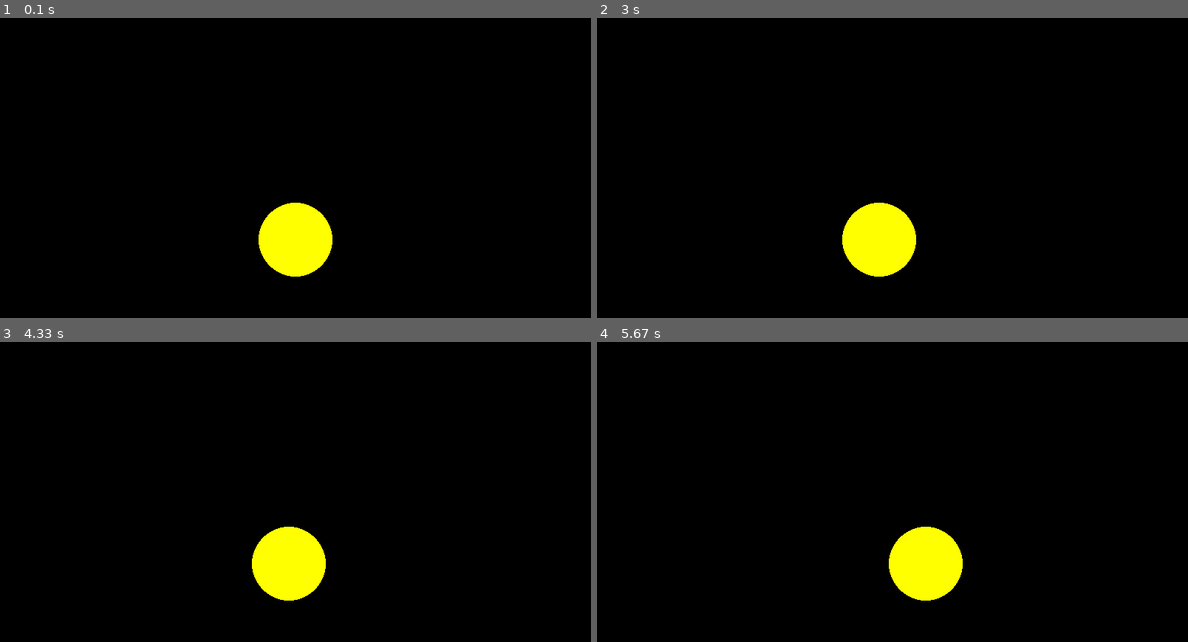
Above: before the commit, frames 1-4 (two rows, left to right).
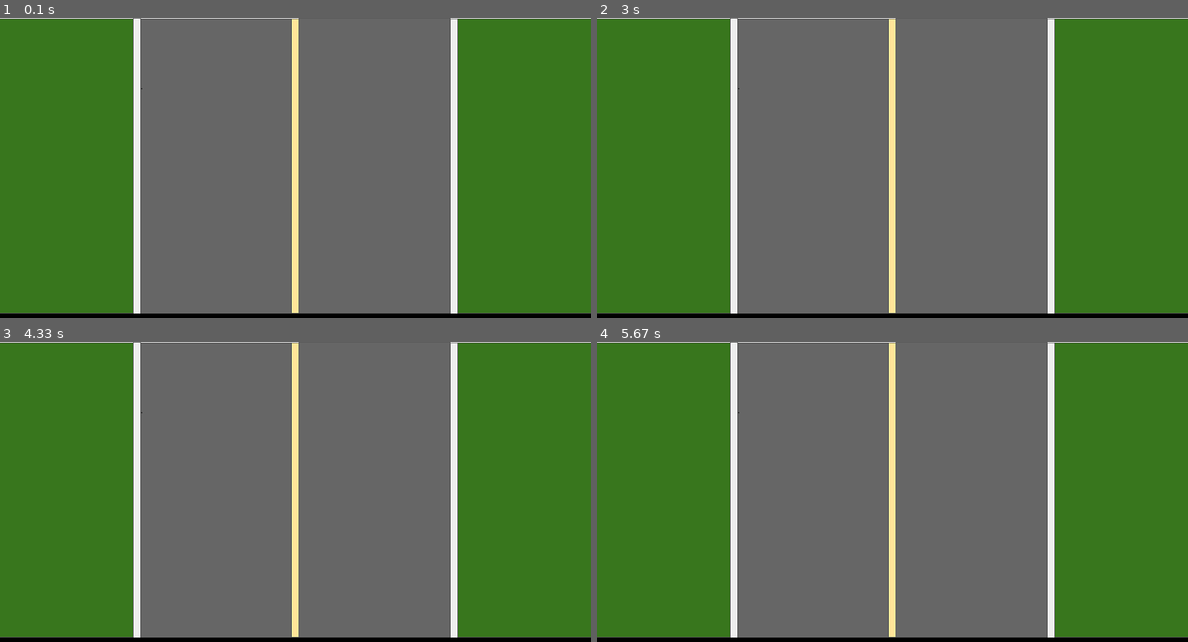
Above: after the commit, the same moments.

Repository: mikaelgba/Games_in_Python
Game: pygame game, started from pygame_car/Car_game.py
Two runs of this game, one before a commit and one after it. Both use one fixed random seed, a clock stepped at 60 frames per second and the inputs below.
Inputs:
- Up to frame 1 (0.1 s): no input
- Up to frame 2 (3 s): hold Left from 2.9 s (still down)
- Up to frame 3 (4.33 s): release Left at 3.37 s; hold Right from 3.9 s (still down)
- Up to frame 4 (5.67 s): release Right at 4.53 s; hold Right from 5.57 s (still down)

The runs differ from the first frame. In frame 1, 99% of the frame differs, in the area x 0-100%, y 0-99%; in frame 2, 99%; in frame 3, 99%; in frame 4, 99%.

Commit message:
add Ping game

Diff:
--- a/pygame_car/Car_game.py
+++ b/pygame_car/Car_game.py
@@ -1,8 +1,24 @@
 import pygame
+from random import randint
 pygame.init()
-x = 400
-y = 300
+
+x = 380     # max 530 min min 230 era 380
+y = 100       #era 100
+pos_x = 526
+pos_y = 800
+pos_y_a = 800
+pos_y_c = 2500
+time = 0
+contador = 0
 velo = 9
+
+car = pygame.image.load("imagens/car.png")
+fundo = pygame.image.load('imagens/fundo.PNG')
+
+font = pygame.font.SysFont('arial black',30)
+texto = font.render("Tempo: ",True,(255,255,255),(0,0,0))
+pos_texto = texto.get_rect()
+pos_texto.center = (65,50)
 
 janela = pygame.display.set_mode((800,600))
 pygame.display.set_caption("Car Game Test")
@@ -24,8 +40,37 @@
 
     if(acao[pygame.K_LEFT]): x-= velo
 
-    janela.fill((0,0,0))
-    pygame.draw.circle(janela,(255,255,0),(x,y),50)
+    #verifica a colisao
+    if ((x + 80 > pos_x and y + 180 > pos_y) ): y = 1200
+
+    if ((x - 80 < pos_x - 300 and y + 180 > pos_y_a)): y = 1200
+
+    if ((x + 80 > pos_x - 136 and y + 180 > pos_y_c))and((x - 80 < pos_x - 136 and y + 180 > pos_y_c)):
+        y = 1200
+
+    if (pos_y <= -80): pos_y = randint(800,1000)
+
+    if (pos_y_a <= -80): pos_y_a = randint(1200, 2000)
+
+    if (pos_y_c <= -80): pos_y_c = randint(2200, 3000)
+
+    if (time <20): time +=1
+
+    else:
+        contador +=1
+        texto = font.render("Tempo: " + str(contador),
+                            True, (255, 255, 255), (0, 0, 0))
+        time = 0
+
+    pos_y  -= velo
+    pos_y_a -= velo + 2
+    pos_y_c -= velo + 10
+
+    #janela.fill((0,0,0))
+    #janela.blit(car(x,y))
+    janela.blit(fundo, (0,0))
     pygame.display.update()
+    #janela.fill((0,0,0))
+    #pygame.display.update()
 
 pygame.quit()
--- /dev/null
+++ b/pygame_ping/Ping_game.py
@@ -0,0 +1,78 @@
+import turtle
+
+class Shape(turtle.Turtle):
+
+    def __init__(self, goto):
+
+        turtle.Turtle.__init__(self)
+        self.shape("square")
+        self.color("white")
+        self.penup()
+        self.goto(goto,0)
+
+class Player(Shape):
+
+    def __init__(self, goto):
+
+        Shape.__init__(self,goto)
+        self.shapesize(6,0.7)
+
+    def comUp(self):
+
+        self.sety(self.ycor() + 20)
+
+    def comDown(self):
+
+        self.sety(self.ycor() - 20)
+
+class Bola(Shape):
+
+    def __init__(self, goto):
+
+        Shape.__init__(self,goto)
+        self.vx = 2.5
+        self.vy = 2.5
+
+    def update(self):
+
+        self.colisao()
+        self.setx(self.xcor() + self.vx)
+        self.sety(self.ycor() + self.vy)
+
+    def colisao(self):
+
+        if(self.ycor() > 290):
+            self.sety(290)
+            self.vy *= -1
+
+        elif(self.ycor() < -290):
+            self.sety(-290)
+            self.vy *= -1
+
+#        elif(self.xcor() > 350):
+#            self.setx(350)
+#            self.vx *= -1
+#
+#        elif(self.xcor() > 350):
+#            self.setx(-350)
+#            self.vx *= 1
+
+
+jogadorA = Player(-350)
+jogadorB = Player(350)
+bola = Bola(0)
+
+janela = turtle.Screen()
+janela.title("Ping Game")
+janela.bgcolor("black")
+janela.setup(width = 800, height = 600)
+janela.listen()
+janela.onkeypress(jogadorA.comUp, "w")
+janela.onkeypress(jogadorA.comDown, "s")
+janela.onkeypress(jogadorB.comUp, "Up")
+janela.onkeypress(jogadorB.comDown, "Down")
+
+while(True):
+
+    janela.update()
+    bola.update()
Binary file added: pygame_car/imagens/car.png
Binary file added: pygame_car/imagens/fundo.png
Binary file added: pygame_car/imagens/kisspng-car-chevrolet-automotive-design-download-black-cool-car-top-5a9799abdbad04.4837611815198847158998.jpg
